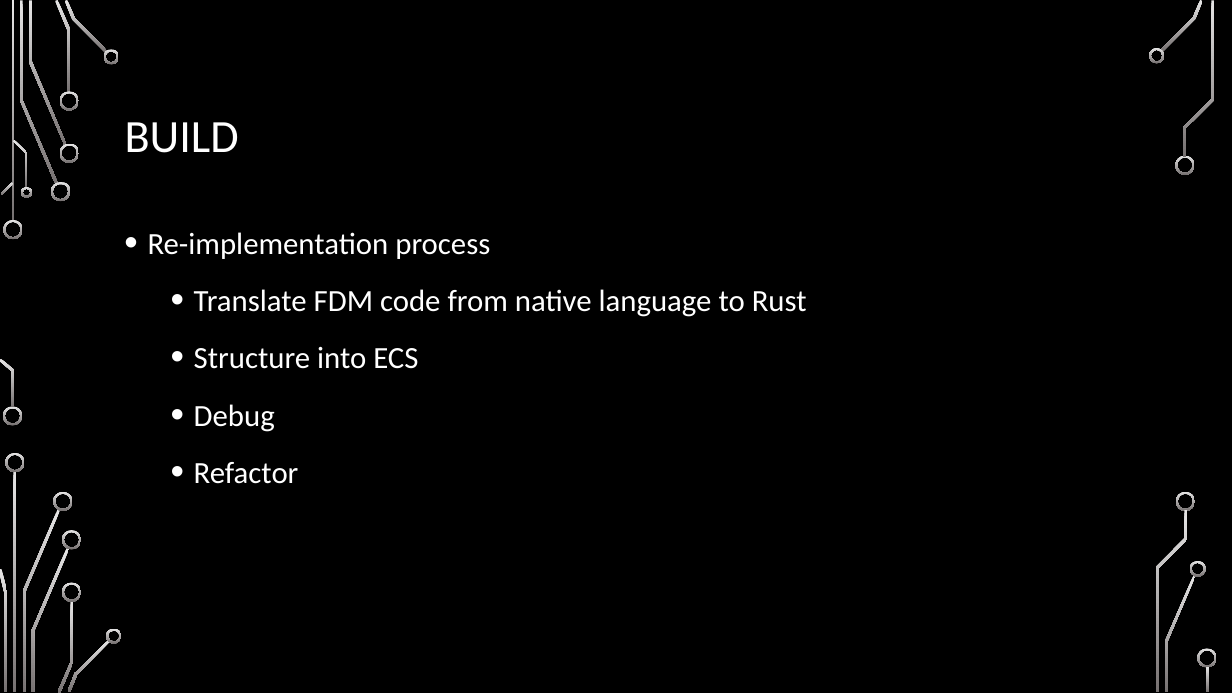
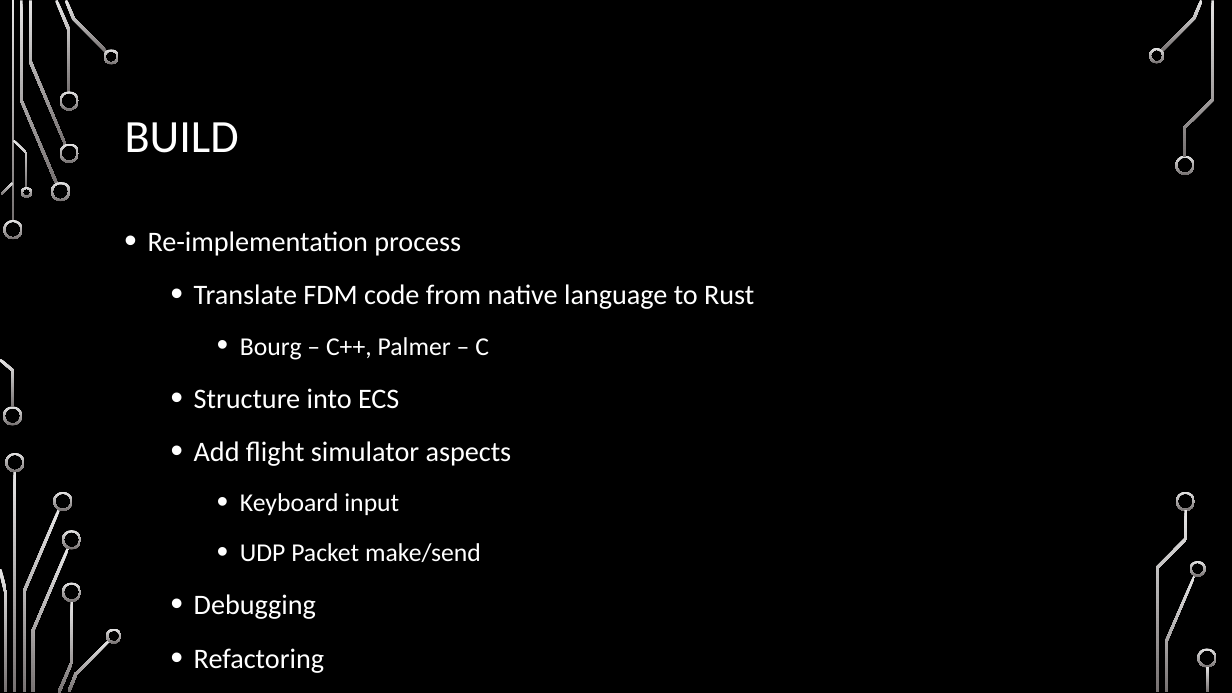
Before and after one commit to chaddw/ECS-Rust-FlightDynamics, a slide deck: slide 12 of Defense.pptx (slide 11 before the commit). Drawn at 1232x693 pixels with LibreOffice and Linux fonts; fonts in the diff are those of the drawing; background and template pictures are left out. Boxes give left, top, right and bottom in pixels: in the first picture for what was removed or moved away, otherwise in the second. Text is boxed around its words. In the diff, an @@ line names an element or a change of style, - is before the commit and + after.

```diff
--- a/Defense.pptx
+++ b/Defense.pptx
@@ text at <box>148,231,754,409</box>: size 24 to 22 pt in "Re-implementation process", "Translate FDM code from native language to ...", "Structure into ECS" @@
@@ text at <box>240,337,489,360</box>: paragraph added @@
+    • Bourg – C++, Palmer – C
@@ text at <box>194,441,512,673</box>: text changed; size 24 to 22 pt @@
-  • Debug
-  • Refactor
+  • Add flight simulator aspects
+    • Keyboard input
+    • UDP Packet make/send
+  • Debugging
+  • Refactoring
```
Also in this commit, not shown: 12 other slides changed, 5 slides added, 2 slides removed.
